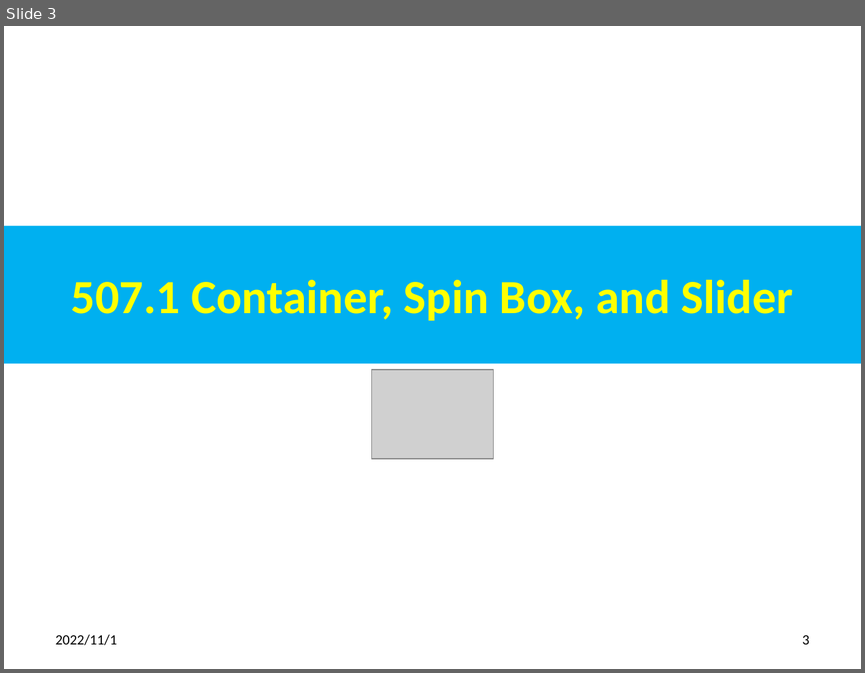
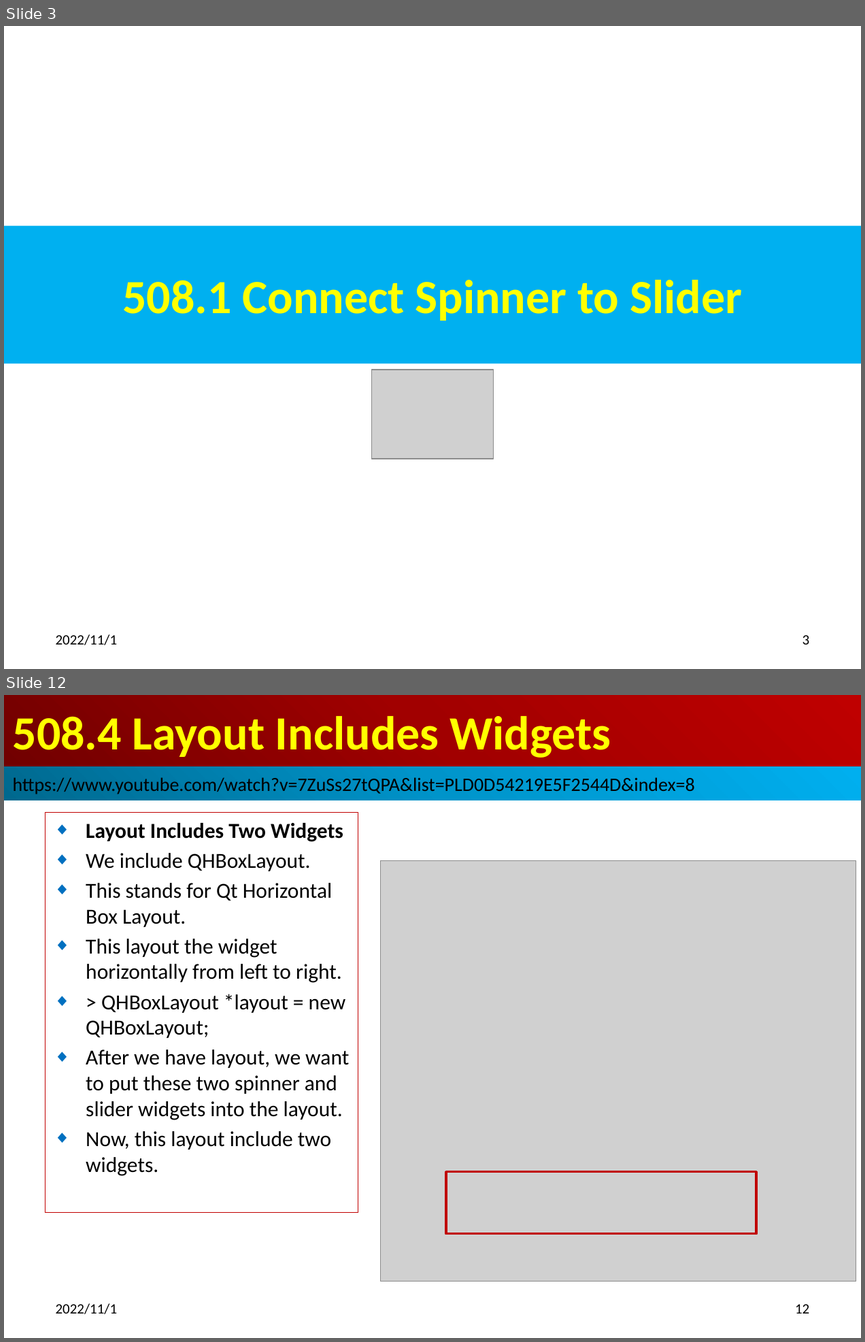
Before and after one commit to peterhchen/012_Qt, a slide deck: 508_Sync_Widgets_Layout.pptx. Shown one above the other, each under a label of ours: slide 3 before the commit, slides 3 and 12 after it; the slides between them are not shown. The pictures are 865x673 and 865x1342 pixels, drawn with LibreOffice and Linux fonts; fonts in the diff are those of the drawing; grey boxes stand for pictures. Boxes give left, top, right and bottom in pixels: in the first picture for what was removed or moved away, otherwise in the second. Text is boxed around its words. In the diff, an @@ line names an element or a change of style, - is before the commit and + after.

```diff
--- a/508_Sync_Widgets_Layout.pptx
+++ b/508_Sync_Widgets_Layout.pptx
@@ slide 12 added at [4, 695, 861, 1338], background #FFFFFF @@
@@ title added at [4, 695, 861, 767], fill gradient #720000 to #A20000 to #C00000, 40 pt, text #FFFF00, bold @@
+508.4 Layout Includes Widgets
@@ rectangle added at [4, 767, 861, 800], fill gradient #00688E to #0094CA to #00B0F0, 16 pt, text #000000 @@
+https://www.youtube.com/watch?v=7ZuSs27tQPA&list=PLD0D54219E5F2544D&index=8
@@ subtitle added at [45, 813, 358, 1212], outline #C00000 0.75 pt, 18 pt, text #000000 @@
+◆ Layout Includes Two Widgets
+◆ We include QHBoxLayout.
+◆ This stands for Qt Horizontal Box Layout.
+◆ This layout the widget horizontally from left to right.
+◆ > QHBoxLayout *layout = new QHBoxLayout;
+◆ After we have layout, we want to put these two spinner and slider widgets into the layout.
+◆ Now, this layout include two widgets.
@@ picture added at [380, 860, 855, 1281] @@
@@ rectangle added at [446, 1172, 756, 1233], outline #C00000 2 pt @@
@@ text added at [56, 1303, 118, 1314], 12 pt, text #000000 @@
+2022/11/1
@@ page number added at [795, 1304, 809, 1313], 12 pt, text #000000 @@
+12
@@ slide 3 changed as well @@
@@ title at [122, 280, 742, 320]: text changed @@
-507.1 Container, Spin Box, and Slider
+508.1 Connect Spinner to Slider
```
Also in this commit, not shown: 5 other slides changed, 11 other slides added, 4 slides removed, 1 other file.
